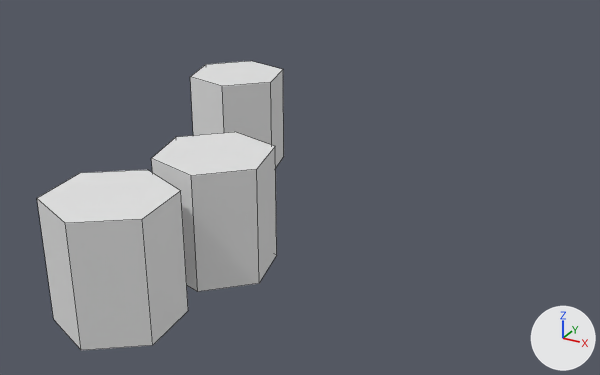
The Blender file blender/cluster.blend, before and after one commit.
Rendered twice from a 50 mm lens placed at (15.74, -6.4, 6.86), pointed at (7.23, 9.07, -0.87). The axes (+X, +Y, +Z) are drawn at lower right. The lights are the same throughout. Mesh edges are drawn as thin lines.

In view in the first picture: 'actor', 'actor.001', 'actor.002'.
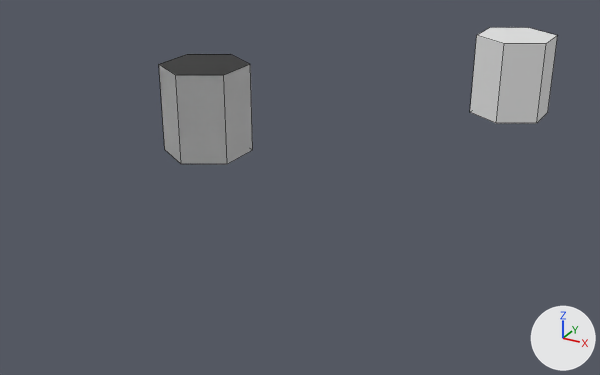
Location of each change, (x1, y1, x2, y2) in pixels of the pictures (600 x 375 px):
'actor.002', moved, turned
    before: (37, 170, 188, 350)
    after: (470, 27, 557, 123)
'actor', deleted
    before: (151, 132, 277, 292)
'actor.001', moved, turned, modifiers changed
    before: (190, 61, 284, 167)
    after: (159, 54, 253, 164)

What changed in the scene script:
```text
Remove ob_actor:
    ob_actor = bpy.data.objects.new('actor', me_cylinder_008)
    ob_actor.parent = ob_beziercurve
    ob_actor.matrix_parent_inverse = Matrix(((0.707, -0.707, 0.0, -0.638), (0.707, 0.707, 0.0, -12.67), (0.0, 0.0, 1.0, -0.345), (0.0, 0.0, 0.0, 1.0)))
    ob_actor.location = (9.408, 8.49, 0.345)
    ob_actor.scale = (1.12, 1.12, 1.12)
Change ob_actor_002:
    remove ob_actor_002.parent = ob_beziercurve_002
    remove ob_actor_002.matrix_parent_inverse = Matrix(((0.707, -0.707, 0.0, -0.638), (0.707, 0.707, 0.0, -12.67), (0.0, 0.0, 1.0, -0.345), (0.0, 0.0, 0.0, 1.0)))
    ob_actor_002.location: (9.408, 8.49, 0.345) -> (10.01, 16.48, 0.345)
    ob_actor_002.rotation_euler: (0.0, 0.0, 0.0) -> (0.0, 0.0, -1.078)  # degrees (0, 0, 0) -> degrees (0, 0, -62)
Change ob_actor_001:
    remove ob_actor_001.parent = ob_beziercurve_001
    remove ob_actor_001.matrix_parent_inverse = Matrix(((0.707, -0.707, 0.0, -0.638), (0.707, 0.707, 0.0, -12.67), (0.0, 0.0, 1.0, -0.345), (0.0, 0.0, 0.0, 1.0)))
    ob_actor_001.location: (9.408, 8.49, 0.345) -> (4.154, 9.837, 0.345)
    ob_actor_001.rotation_euler: (0.0, 0.0, 0.0) -> (0.0, 0.0, -1.078)  # degrees (0, 0, 0) -> degrees (0, 0, -62)
    add _m = ob_actor_001.modifiers.new('Array', 'ARRAY')
    add _m.use_relative_offset = False
```
